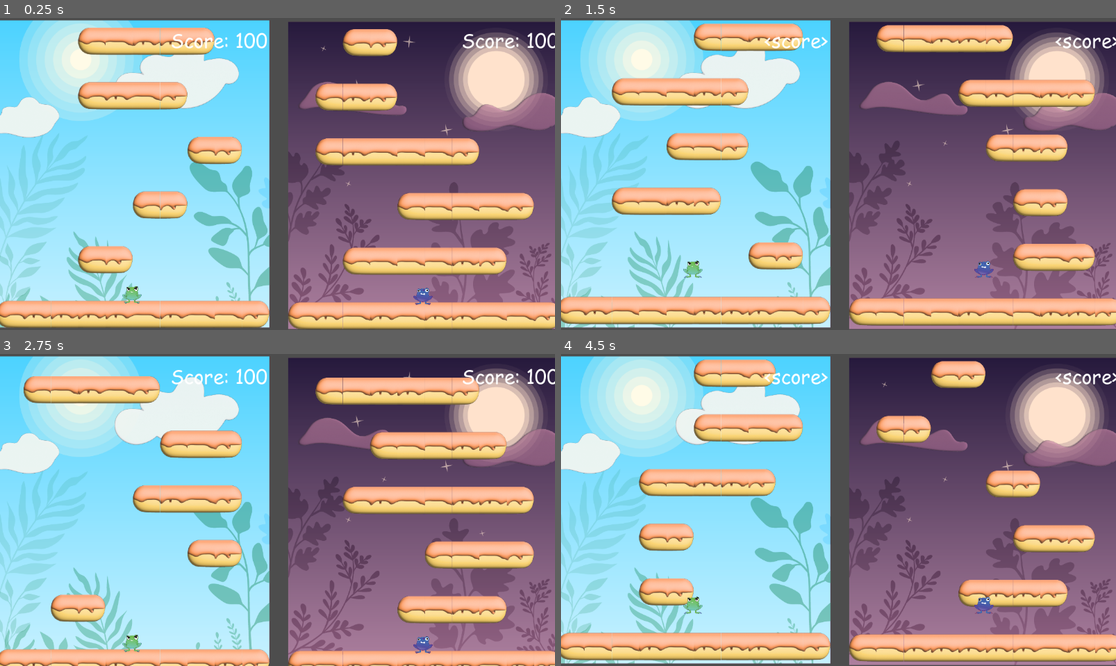
Above: before the commit, frames 1-4 (two rows, left to right).
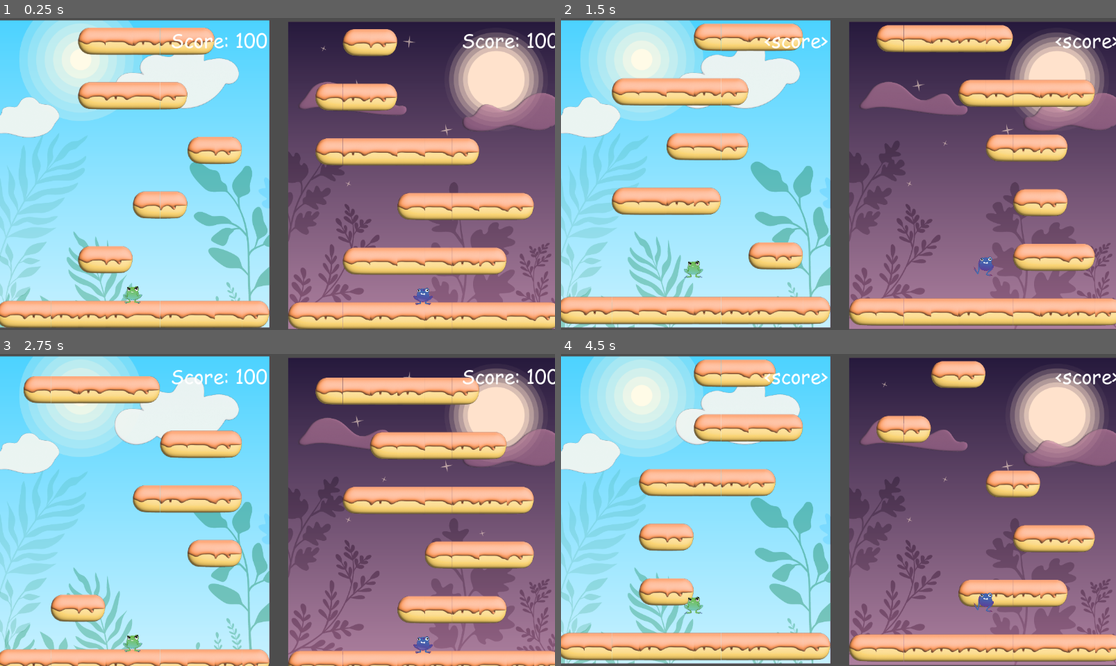
Above: after the commit, the same moments.

Repository: LegacyMD/xd_tower
Game: Godot game, scene res://scenes/root_scene.tscn
Two runs of this game, one before a commit and one after it. Both use one fixed random seed, a clock stepped at 60 frames per second and the inputs below.
Inputs:
- Up to frame 1 (0.25 s): no input
- Up to frame 2 (1.5 s): hold R 0.53-1.28 s; tap R at 1.35 s
- Up to frame 3 (2.75 s): hold R from 2.03 s (still down)
- Up to frame 4 (4.5 s): release R at 2.78 s; tap R at 2.85, 4.35 s; hold R 3.53-4.28 s

The runs differ from the first frame. In frame 1, less than 0.1% of the frame differs, in the area x 22-78%, y 85-92%; in frame 2, 0.2%; in frame 3, less than 0.1%; in frame 4, 0.2%, in the area x 22-78%, y 76-84%.

Commit message:
Add run animation

Diff:
--- a/scenes/player.gd
+++ b/scenes/player.gd
@@ -158,8 +158,12 @@
     velocity.x = delta * horizontal_input * horizontal_move_multiplier
 
     if is_on_floor():
-        $AnimationPlayer.stop()
-        $AnimatedSprite2D.frame = 0
+        if velocity.x == 0:
+            $AnimationPlayer.stop()
+            $AnimatedSprite2D.frame = 0
+        else:
+            $AnimationPlayer.play("run")
+            $AnimatedSprite2D.flip_h = velocity.x > 0
 
     # mwk: handle jumping
     if Input.is_action_just_pressed(player_up) and is_on_floor():
--- a/scenes/player.tscn
+++ b/scenes/player.tscn
@@ -35,10 +35,27 @@
 "values": [0, 1, 2, 3, 4, 5, 6, 6]
 }
 
+[sub_resource type="Animation" id="Animation_k3dil"]
+resource_name = "run"
+loop_mode = 1
+tracks/0/type = "value"
+tracks/0/imported = false
+tracks/0/enabled = true
+tracks/0/path = NodePath("AnimatedSprite2D:frame")
+tracks/0/interp = 1
+tracks/0/loop_wrap = true
+tracks/0/keys = {
+"times": PackedFloat32Array(0, 0.3, 0.6, 0.9),
+"transitions": PackedFloat32Array(1, 1, 1, 1),
+"update": 1,
+"values": [19, 20, 21, 20]
+}
+
 [sub_resource type="AnimationLibrary" id="AnimationLibrary_1n7w0"]
 _data = {
 "anvil_hit": SubResource("Animation_twcw3"),
-"jump_start": SubResource("Animation_bkp6v")
+"jump_start": SubResource("Animation_bkp6v"),
+"run": SubResource("Animation_k3dil")
 }
 
 [sub_resource type="RectangleShape2D" id="RectangleShape2D_fvmdj"]
@@ -52,6 +69,7 @@
 position = Vector2(-2, -15.5)
 scale = Vector2(0.16, 0.2025)
 sprite_frames = ExtResource("2_e8ge1")
+frame = 20
 
 [node name="AnimationPlayer" type="AnimationPlayer" parent="."]
 libraries = {
--- a/scenes/root_scene.tscn
+++ b/scenes/root_scene.tscn
@@ -19,6 +19,7 @@
 
 [node name="AnimatedSprite2D" parent="PlayerView/Player" index="0"]
 sprite_frames = ExtResource("3_ifc1a")
+frame = 0
 
 [node name="PlayerView2" parent="." instance=ExtResource("1_mew4d")]
 position = Vector2(328, -14)
--- a/spirte_animations/player1.tres
+++ b/spirte_animations/player1.tres
@@ -50,6 +50,46 @@
 atlas = ExtResource("1_pc4m8")
 region = Rect2(1200, 800, 400, 400)
 
+[sub_resource type="AtlasTexture" id="AtlasTexture_hn4fr"]
+atlas = ExtResource("1_pc4m8")
+region = Rect2(0, 1200, 400, 400)
+
+[sub_resource type="AtlasTexture" id="AtlasTexture_6v1kv"]
+atlas = ExtResource("1_pc4m8")
+region = Rect2(400, 1200, 400, 400)
+
+[sub_resource type="AtlasTexture" id="AtlasTexture_ahmf0"]
+atlas = ExtResource("1_pc4m8")
+region = Rect2(800, 1200, 400, 400)
+
+[sub_resource type="AtlasTexture" id="AtlasTexture_00ga6"]
+atlas = ExtResource("1_pc4m8")
+region = Rect2(1200, 1200, 400, 400)
+
+[sub_resource type="AtlasTexture" id="AtlasTexture_otobv"]
+atlas = ExtResource("1_pc4m8")
+region = Rect2(0, 1600, 400, 400)
+
+[sub_resource type="AtlasTexture" id="AtlasTexture_4nlka"]
+atlas = ExtResource("1_pc4m8")
+region = Rect2(400, 1600, 400, 400)
+
+[sub_resource type="AtlasTexture" id="AtlasTexture_leo5u"]
+atlas = ExtResource("1_pc4m8")
+region = Rect2(800, 1600, 400, 400)
+
+[sub_resource type="AtlasTexture" id="AtlasTexture_31aph"]
+atlas = ExtResource("1_pc4m8")
+region = Rect2(400, 2000, 400, 400)
+
+[sub_resource type="AtlasTexture" id="AtlasTexture_dbiv2"]
+atlas = ExtResource("1_pc4m8")
+region = Rect2(800, 2000, 400, 400)
+
+[sub_resource type="AtlasTexture" id="AtlasTexture_of5l7"]
+atlas = ExtResource("1_pc4m8")
+region = Rect2(1200, 2000, 400, 400)
+
 [resource]
 animations = [{
 "frames": [{
@@ -88,6 +128,36 @@
 }, {
 "duration": 1.0,
 "texture": SubResource("AtlasTexture_paiww")
+}, {
+"duration": 1.0,
+"texture": SubResource("AtlasTexture_hn4fr")
+}, {
+"duration": 1.0,
+"texture": SubResource("AtlasTexture_6v1kv")
+}, {
+"duration": 1.0,
+"texture": SubResource("AtlasTexture_ahmf0")
+}, {
+"duration": 1.0,
+"texture": SubResource("AtlasTexture_00ga6")
+}, {
+"duration": 1.0,
+"texture": SubResource("AtlasTexture_otobv")
+}, {
+"duration": 1.0,
+"texture": SubResource("AtlasTexture_4nlka")
+}, {
+"duration": 1.0,
+"texture": SubResource("AtlasTexture_leo5u")
+}, {
+"duration": 1.0,
+"texture": SubResource("AtlasTexture_31aph")
+}, {
+"duration": 1.0,
+"texture": SubResource("AtlasTexture_dbiv2")
+}, {
+"duration": 1.0,
+"texture": SubResource("AtlasTexture_of5l7")
 }],
 "loop": true,
 "name": &"default",
--- a/spirte_animations/player2.tres
+++ b/spirte_animations/player2.tres
@@ -50,6 +50,46 @@
 atlas = ExtResource("1_quei2")
 region = Rect2(1200, 800, 400, 400)
 
+[sub_resource type="AtlasTexture" id="AtlasTexture_ytkjp"]
+atlas = ExtResource("1_quei2")
+region = Rect2(0, 1200, 400, 400)
+
+[sub_resource type="AtlasTexture" id="AtlasTexture_bpvcp"]
+atlas = ExtResource("1_quei2")
+region = Rect2(400, 1200, 400, 400)
+
+[sub_resource type="AtlasTexture" id="AtlasTexture_dalry"]
+atlas = ExtResource("1_quei2")
+region = Rect2(800, 1200, 400, 400)
+
+[sub_resource type="AtlasTexture" id="AtlasTexture_8oiwi"]
+atlas = ExtResource("1_quei2")
+region = Rect2(1200, 1200, 400, 400)
+
+[sub_resource type="AtlasTexture" id="AtlasTexture_b3wkj"]
+atlas = ExtResource("1_quei2")
+region = Rect2(0, 1600, 400, 400)
+
+[sub_resource type="AtlasTexture" id="AtlasTexture_6a43n"]
+atlas = ExtResource("1_quei2")
+region = Rect2(400, 1600, 400, 400)
+
+[sub_resource type="AtlasTexture" id="AtlasTexture_u0eok"]
+atlas = ExtResource("1_quei2")
+region = Rect2(800, 1600, 400, 400)
+
+[sub_resource type="AtlasTexture" id="AtlasTexture_75odo"]
+atlas = ExtResource("1_quei2")
+region = Rect2(400, 2000, 400, 400)
+
+[sub_resource type="AtlasTexture" id="AtlasTexture_sm1bc"]
+atlas = ExtResource("1_quei2")
+region = Rect2(800, 2000, 400, 400)
+
+[sub_resource type="AtlasTexture" id="AtlasTexture_hy1ok"]
+atlas = ExtResource("1_quei2")
+region = Rect2(1200, 2000, 400, 400)
+
 [resource]
 animations = [{
 "frames": [{
@@ -88,6 +128,36 @@
 }, {
 "duration": 1.0,
 "texture": SubResource("AtlasTexture_b145f")
+}, {
+"duration": 1.0,
+"texture": SubResource("AtlasTexture_ytkjp")
+}, {
+"duration": 1.0,
+"texture": SubResource("AtlasTexture_bpvcp")
+}, {
+"duration": 1.0,
+"texture": SubResource("AtlasTexture_dalry")
+}, {
+"duration": 1.0,
+"texture": SubResource("AtlasTexture_8oiwi")
+}, {
+"duration": 1.0,
+"texture": SubResource("AtlasTexture_b3wkj")
+}, {
+"duration": 1.0,
+"texture": SubResource("AtlasTexture_6a43n")
+}, {
+"duration": 1.0,
+"texture": SubResource("AtlasTexture_u0eok")
+}, {
+"duration": 1.0,
+"texture": SubResource("AtlasTexture_75odo")
+}, {
+"duration": 1.0,
+"texture": SubResource("AtlasTexture_sm1bc")
+}, {
+"duration": 1.0,
+"texture": SubResource("AtlasTexture_hy1ok")
 }],
 "loop": true,
 "name": &"default",
Binary file changed: images/sheet_frog.png
Binary file changed: images/sheet_frog2.png
Not shown: 1 places in scenes/player.tscn that only renumber resources
Not shown: 1 places in spirte_animations/player1.tres that only renumber resources
Not shown: 1 places in spirte_animations/player2.tres that only renumber resources
